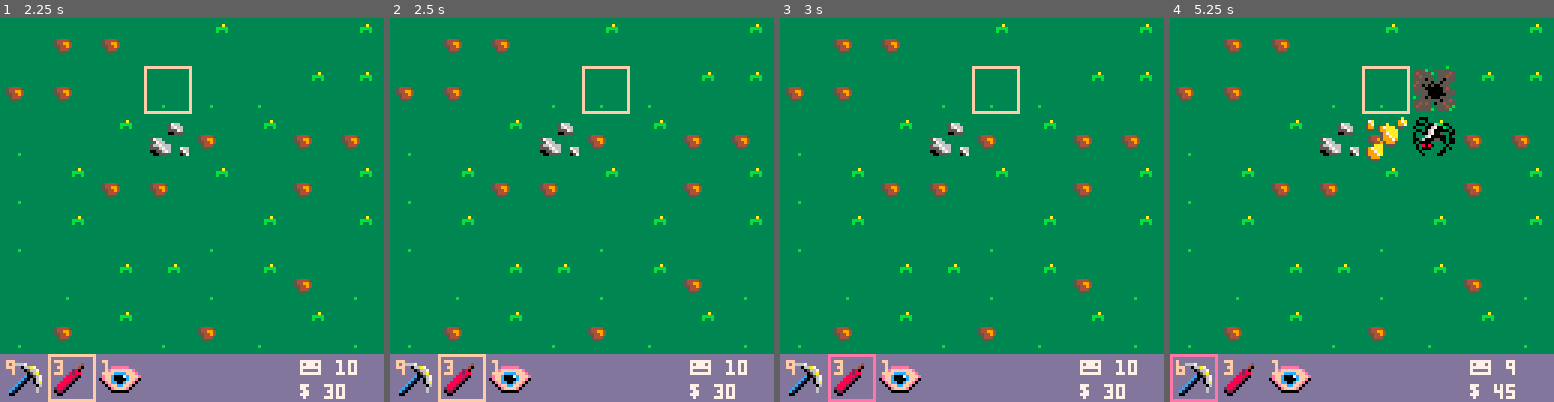
Above: before the commit, frames 1-4 (left to right).
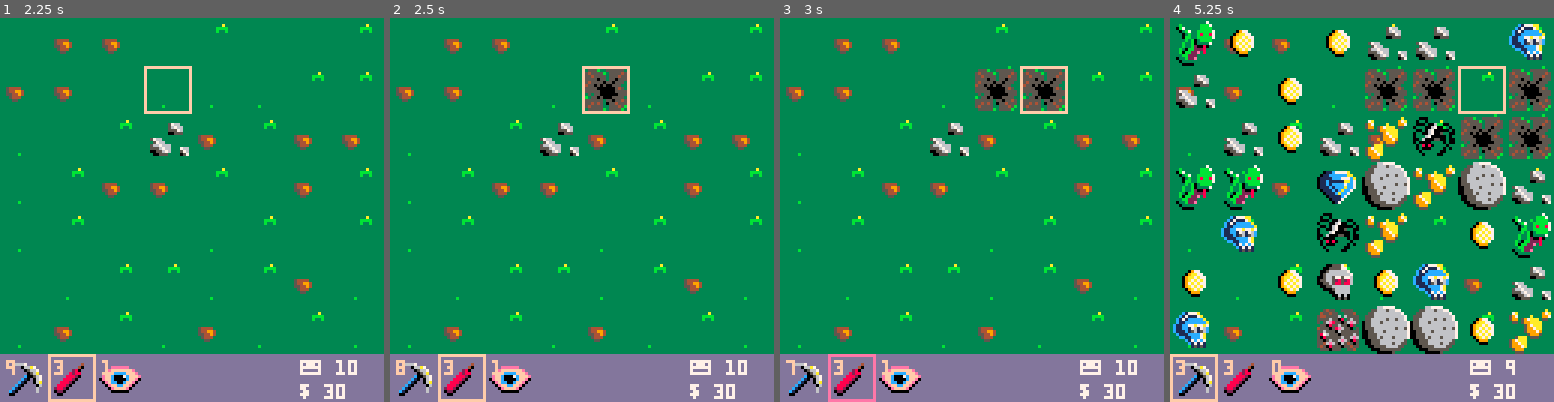
Above: after the commit, the same moments.

Repository: seanpackham/lost-and-found
Game: PICO-8 cartridge main.p8
The game is run twice, just before and just after one commit, with the same random seed, the same clock (stepped at 60 frames per second) and the same inputs.
Inputs:
- Up to frame 1 (2.25 s): tap X (X key) at 0.33, 1.07, 1.85 s; tap O (Z key) at 0.7, 1.7, 2.1 s; hold Right 1.6-2.1 s; hold P2 Left 1.6-2.1 s; hold Up from 2.15 s (still down); hold P2 Down from 2.15 s (still down)
- Up to frame 2 (2.5 s): release Up at 2.42 s; release P2 Down at 2.42 s; hold Right from 2.47 s (still down); hold P2 Left from 2.47 s (still down)
- Up to frame 3 (3 s): keep holding Right; keep holding P2 Left; tap O (Z key) at 2.5, 2.9 s; tap X (X key) at 2.97 s
- Up to frame 4 (5.25 s): release Right at 3.03 s; release P2 Left at 3.03 s; hold Left 3.08-3.58 s; hold P2 Right 3.08-3.58 s; tap O (Z key) every 0.4 s from 3.3 to 4.9 s; hold Down 3.63-3.97 s; hold P2 Up 3.63-3.97 s; hold Right 4.02-4.68 s; hold P2 Left 4.02-4.68 s; tap X (X key) at 4.08, 5.2 s; hold Up 4.73-5.03 s; hold P2 Down 4.73-5.03 s; hold Left from 5.08 s (still down); hold P2 Right from 5.08 s (still down)

Frame 1 is identical in both runs. In frame 2, 1.1% of the frame differs, in the area x 1-62%, y 13-93%; in frame 3, 2.9%; in frame 4, 25%, in the area x 0-100%, y 0-100%.

Commit message:
button refactor and hotkeys

Diff:
--- a/main.p8
+++ b/main.p8
@@ -17,11 +17,16 @@
 	end
 }
 
-function use_pick()
+function use_pick(i)
+	if items[i].uses == 0 then
+		-- play no more uses sound
+		return
+	end
+
 	local tile = tiles[cursor.x][cursor.y]
 
 	if #tile.sprites == 1 then
-		items[item].uses -= 1
+		items[i].uses -= 1
 
 		if tile.e then
 			add(tile.sprites, tile.e)
@@ -45,13 +50,23 @@
 	end
 end
 
-function use_dynamite()
+function use_dynamite(i)
+	if items[i].uses == 0 then
+		-- play no more uses sound
+		return
+	end
+
 	-- play dynamite sound
 end
 
-function use_vision()
+function use_vision(i)
+	if items[i].uses == 0 then
+		-- play no more uses sound
+		return
+	end
+
 	-- play vision sound
-	items[item].uses -= 1
+	items[i].uses -= 1
 	state = vision
 	return
 end
@@ -59,32 +74,39 @@
 game = {
 	update = function()
 		-- movement
-		if (not keys[0] and btn(0)) then cursor.x -= 1 end
-		if (not keys[1] and btn(1)) then cursor.x += 1 end
-		if (not keys[2] and btn(2)) then cursor.y -= 1 end
-		if (not keys[3] and btn(3)) then cursor.y += 1 end
+		if btnp(0) then cursor.x -= 1 end
+		if btnp(1) then cursor.x += 1 end
+		if btnp(2) then cursor.y -= 1 end
+		if btnp(3) then cursor.y += 1 end
 
 		cursor.x = clamp(cursor.x, 1, 8)
 		cursor.y = clamp(cursor.y, 1, 7)
 
 		-- use
-		if (not keys[4] and btn(4)) then
-			-- current item has uses left
-			if items[item].uses > 0 then
-				if item == 1 then
-					use_pick()
-				elseif item == 2 then
-					use_dynamite()
-				elseif item == 3 then
-					use_vision()
-				end
-			else
-				-- play no more uses sound
+		if btnp(4) then
+			if item == 1 then
+				use_pick(item)
+			elseif item == 2 then
+				use_dynamite(item)
+			elseif item == 3 then
+				use_vision(item)
 			end
 		end
 
+		-- hotkeys
+		if btnp(0, 1) then
+			-- s
+			use_pick(1)
+		elseif btnp(3, 1) then
+			-- d
+			use_dynamite(2)
+		elseif btnp(1, 1) then
+			-- f
+			use_vision(3)
+		end
+
 		-- inventory
-		if (not keys[5] and btn(5)) then
+		if btnp(5) then
 			state = inventory
 			-- state = shop
 		end
@@ -162,14 +184,12 @@
 
 inventory = {
 	update = function()
-		if (not keys[0] and btn(0)) then item -= 1 end
-		if (not keys[1] and btn(1)) then item += 1 end
-		if (not keys[2] and btn(2)) then item -= 1 end
-		if (not keys[3] and btn(3)) then item += 1 end
+		if btnp(0) or btnp(2) then item -= 1 end
+		if btnp(1) or btnp(3) then item += 1 end
 
 		item = clamp(item, 1, #items)
 
-		if not keys[4] and btn(4) or not keys[5] and btn(5) then
+		if btnp(4) or btnp(5) then
 			state = game
 		end
 	end,
@@ -192,15 +212,13 @@
 
 shop = {
 	update = function()
-		if (not keys[0] and btn(0)) then item -= 1 end
-		if (not keys[1] and btn(1)) then item += 1 end
-		if (not keys[2] and btn(2)) then item -= 1 end
-		if (not keys[3] and btn(3)) then item += 1 end
+		if btnp(0) or btnp(2) then item -= 1 end
+		if btnp(1) or btnp(3) then item += 1 end
 
 		item = clamp(item, 1, #items)
 
 		-- buy
-		if not keys[4] and btn(4) then
+		if btnp(4) then
 			if money >= items[item].value then
 				money -= items[item].value
 				items[item].uses += 1
@@ -208,7 +226,7 @@
 		end
 
 		-- back to game
-		if not keys[5] and btn(5) then
+		if btnp(5) then
 			state = game
 		end
 	end,
@@ -234,7 +252,7 @@
 
 gameover = {
 	update = function()
-		if not keys[4] and btn(4) or not keys[5] and btn(5) then
+		if btnp(4) or btnp(5) then
 			_init()
 			state = game
 		end
@@ -261,18 +279,11 @@
 	entities = {}
 	grasses = {}
 	items = {}
-	keys = {}
-	hotkeys = {}
 	cursor = { x = 4, y = 3 }
 	item = 1
 	level = 1
 	workers = 10
 	money = 25
-
-	-- init old keys
-	for i = 0, 5 do
-		keys[i] = false
-	end
 
 	dig_tile = add_tile("dig", 46)
 	key_tile = add_tile("key", 36)
@@ -345,15 +356,6 @@
 
 function _update()
 		state.update()
-
-		-- update old keys
-		for i = 0, 5 do
-			keys[i] = btn(i)
-		end
-
-		for i = 0, 5 do
-			hotkeys[i] = btn(i, 2)
-		end
 end
 
 function _draw()
